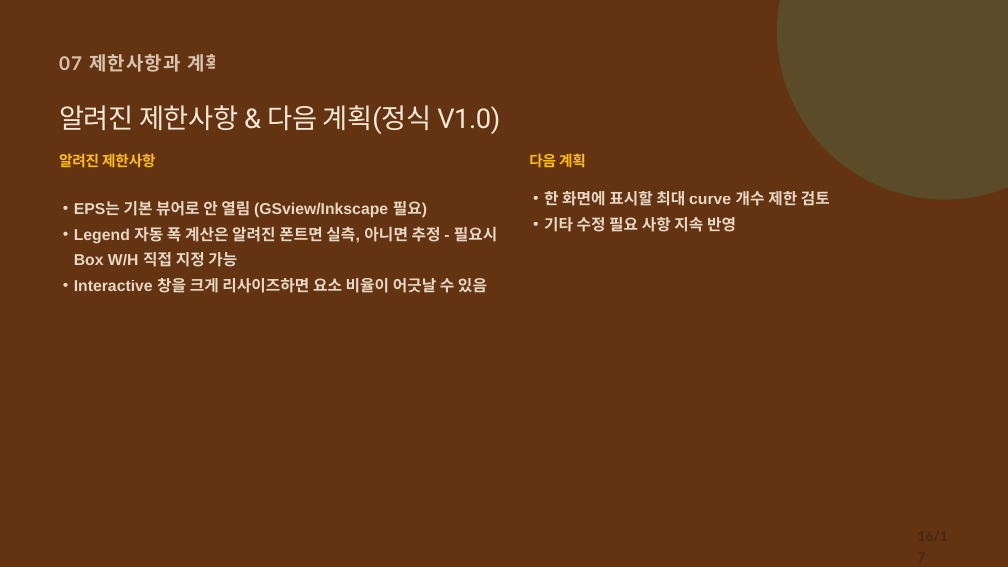
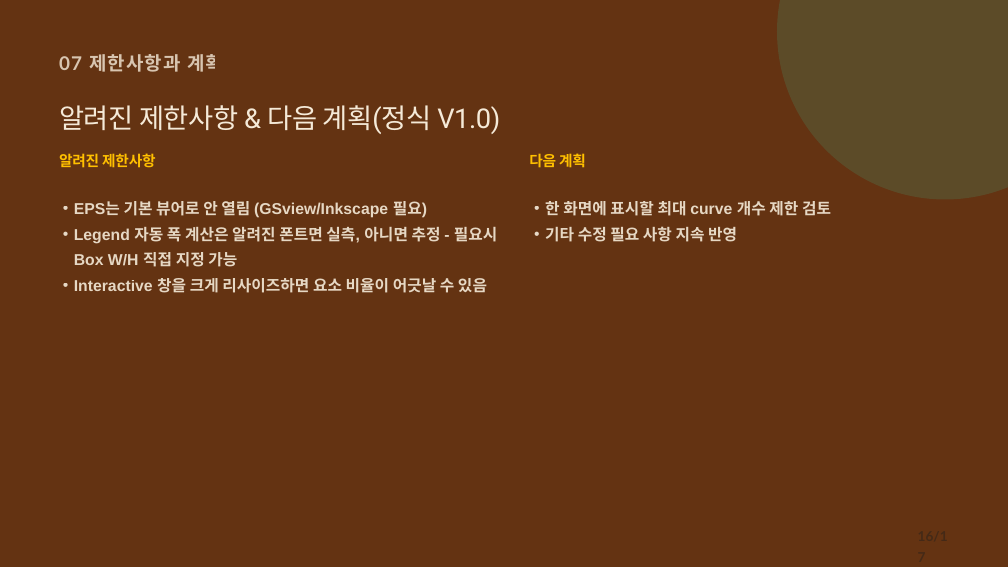
Before and after one commit to CWKIM113/CathPlot_Pub, a slide deck: slide 16 of CathPlot_Deck.pptx. Drawn at 1008x567 pixels with LibreOffice and Linux fonts; fonts in the diff are those of the drawing. Boxes give left, top, right and bottom in pixels: in the first picture for what was removed or moved away, otherwise in the second. Text is boxed around its words. In the diff, an @@ line names an element or a change of style, - is before the commit and + after.

```diff
--- a/CathPlot_Deck.pptx
+++ b/CathPlot_Deck.pptx
@@ text "한 화면에 표시할 최대 curve ...": place and size @@
-text "한 화면에 표시할 최대 curve ..." at <box>544,191,830,232</box>
+text "한 화면에 표시할 최대 curve ..." at <box>545,201,831,242</box>
```
Also in this commit, not shown: 6 other slides changed, 2 other files.
